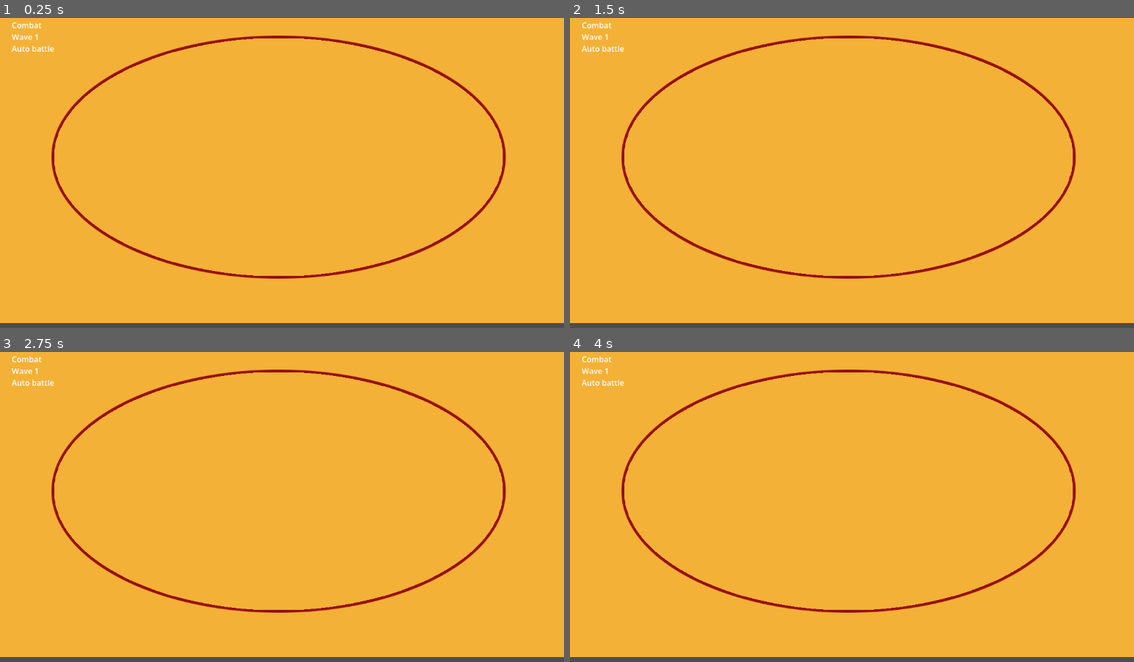
Above: before the commit, frames 1-4 (two rows, left to right).
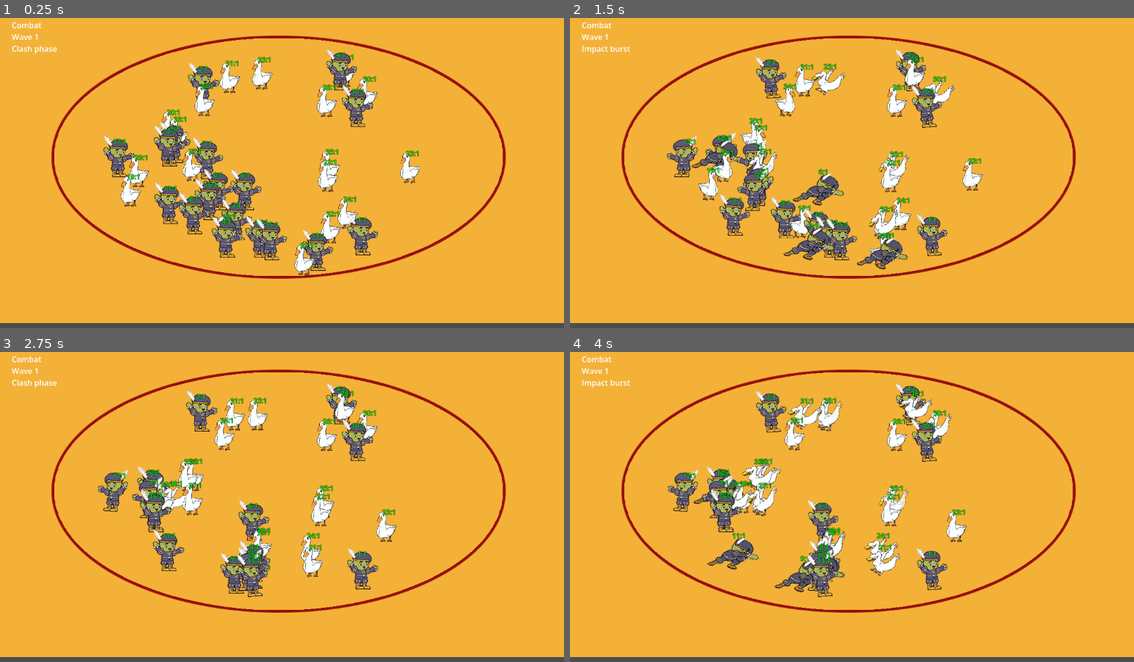
Above: after the commit, the same moments.

Repository: changingzhao-cpu/demo
Game: Godot game, scene res://scenes/main/main_scene.tscn
Two runs of this game, one before a commit and one after it. Both use one fixed random seed, a clock stepped at 60 frames per second and the inputs below.
Inputs (mouse positions are in pixels of both pictures, inside the frame that each line leads up to):
- Up to frame 1 (0.25 s): no input
- Up to frame 2 (1.5 s): tap Enter at 0.5, 0.6 s; move the mouse to (976, 154) at 0.52 s; click (976, 154) at 0.67 s; drag from (739, 185) to (823, 231) at 1.27 s
- Up to frame 3 (2.75 s): move the mouse to (338, 435) at 2.02 s; tap Enter at 2.1 s; click (338, 435) at 2.17 s
- Up to frame 4 (4 s): drag from (823, 565) to (682, 457) at 2.77 s; move the mouse to (1021, 550) at 3.52 s; tap Enter at 3.6 s; click (1021, 550) at 3.67 s

The runs differ from the first frame. In frame 1, 9.6% of the frame differs, in the area x 2-75%, y 8-84%; in frame 2, 9.5%; in frame 3, 7.7%; in frame 4, 8.4%.
Error before the commit: Parse Error: Cannot infer the type of "preserved_probe" variable because the value doesn't have a set type. (res://scripts/battle/battle_controller.gd:1667)

Commit message:
fix: route v4 backend to probe simulation
Ensure the controller instantiates BattleSimulationV4 when the v4 backend is selected so runtime probe consumers receive the contention-first probe payload.

Co-Authored-By: Claude Opus 4.7 (1M context) <noreply@anthropic.com>

Diff:
--- a/scripts/battle/battle_controller.gd
+++ b/scripts/battle/battle_controller.gd
@@ -7,6 +7,7 @@
 const SpatialGridScript = preload("res://scripts/battle/spatial_grid.gd")
 const BattleSimulationScript = preload("res://scripts/battle/battle_simulation.gd")
 const BattleSimulationV2Script = preload("res://scripts/battle/battle_simulation_v2.gd")
+const BattleSimulationV4Script = preload("res://scripts/battle/battle_simulation_v4.gd")
 const BATTLE_SIMULATION_V3_PATH := "res://scripts/battle/battle_simulation_v3.gd"
 
 const DEFAULT_ALLY_COUNT := 18
@@ -676,6 +677,8 @@
 	}
 
 func _create_simulation(grid):
+	if _simulation_backend == "v4":
+		return BattleSimulationV4Script.new(grid)
 	if _simulation_backend == "v3":
 		var script = load(BATTLE_SIMULATION_V3_PATH)
 		if script != null:
@@ -1664,7 +1667,7 @@
 	return false
 
 func _refresh_last_tick_report() -> void:
-	var preserved_probe := _last_tick_report.get("probe", {}).duplicate(true) if _last_tick_report.has("probe") else {}
+	var preserved_probe: Dictionary = _last_tick_report.get("probe", {}).duplicate(true) if _last_tick_report.has("probe") else {}
 	if _last_tick_report.is_empty():
 		_last_tick_report = {"processed": 0, "moved": 0, "attacked": 0, "killed": 0, "idle": 0, "in_range": 0, "events": []}
 	_last_tick_report["state"] = get_state()
--- /dev/null
+++ b/tests/battle/test_battle_controller_v4_backend_routing.gd
@@ -0,0 +1,27 @@
+extends RefCounted
+
+const BattleController = preload("res://scripts/battle/battle_controller.gd")
+
+func run() -> Array[String]:
+	var failures: Array[String] = []
+	var controller = BattleController.new()
+	controller.debug_force_simulation_backend("v4")
+	controller.start_run()
+	for _step in range(4):
+		controller.tick_combat(0.016)
+	var simulation: Variant = controller.get("_simulation")
+	var simulation_script: Variant = simulation.get_script() if simulation != null else null
+	var simulation_path: String = simulation_script.resource_path if simulation_script != null else ""
+	var trace_payload: Dictionary = controller.debug_get_runtime_trace_payload()
+	var probe: Dictionary = trace_payload.get("probe", {})
+	_assert_eq(simulation_path, "res://scripts/battle/battle_simulation_v4.gd", "controller should instantiate battle_simulation_v4.gd for v4 backend", failures)
+	_assert_true(not probe.is_empty(), "v4 backend routing should expose non-empty probe payload", failures)
+	return failures
+
+func _assert_true(value: bool, message: String, failures: Array[String]) -> void:
+	if not value:
+		failures.append(message)
+
+func _assert_eq(actual, expected, message: String, failures: Array[String]) -> void:
+	if actual != expected:
+		failures.append("%s (expected=%s, actual=%s)" % [message, str(expected), str(actual)])
--- a/tests/test_runner.gd
+++ b/tests/test_runner.gd
@@ -16,6 +16,7 @@
 	{"name": "battle/test_battle_simulation_v3_duel", "path": "res://tests/battle/test_battle_simulation_v3_duel.gd"},
 	{"name": "battle/test_battle_simulation_v3_skirmish", "path": "res://tests/battle/test_battle_simulation_v3_skirmish.gd"},
 	{"name": "battle/test_battle_runtime_probe_trace_contract", "path": "res://tests/battle/test_battle_runtime_probe_trace_contract.gd"},
+	{"name": "battle/test_battle_controller_v4_backend_routing", "path": "res://tests/battle/test_battle_controller_v4_backend_routing.gd"},
 	{"name": "battle/test_v4_probe_wire_integrity", "path": "res://tests/battle/test_v4_probe_wire_integrity.gd"},
 	{"name": "battle/test_debug_runtime_probe_v4_entry", "path": "res://tests/battle/test_debug_runtime_probe_v4_entry.gd"},
 	{"name": "battle/test_battle_projection", "path": "res://tests/battle/test_battle_projection.gd"},
